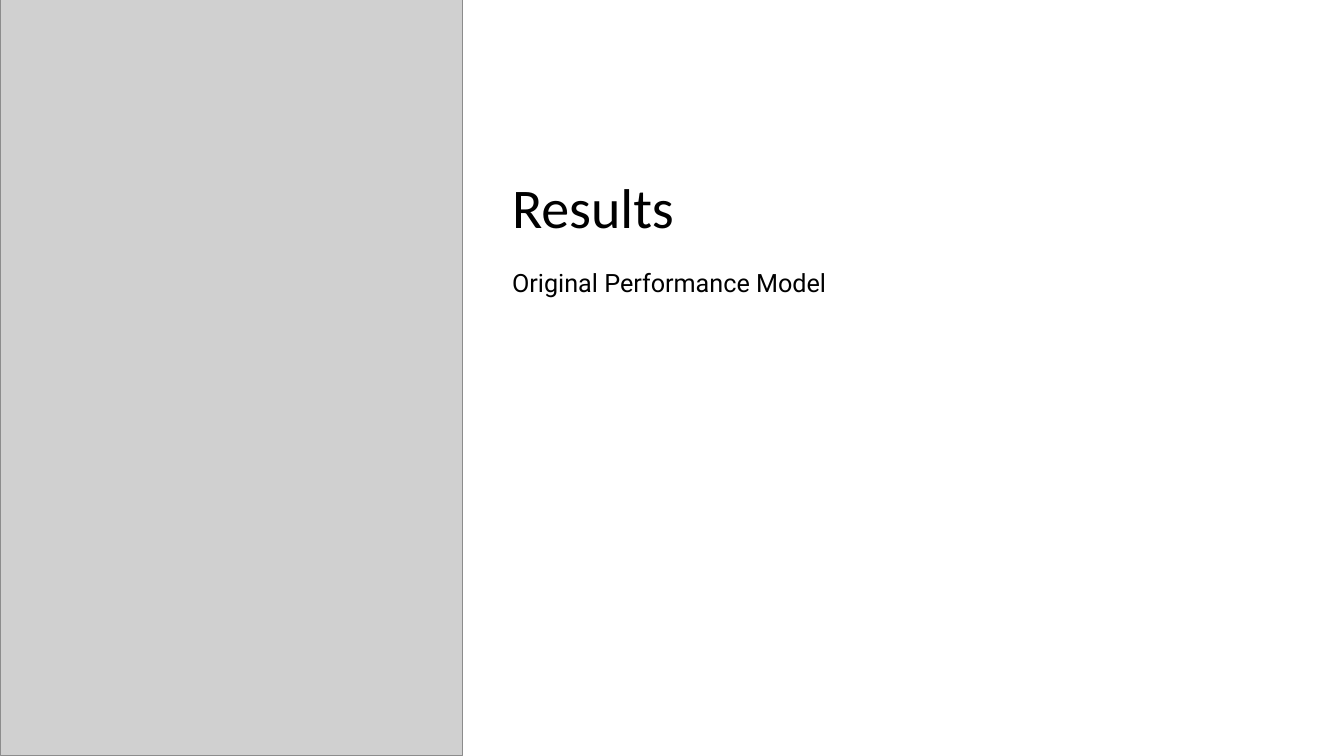
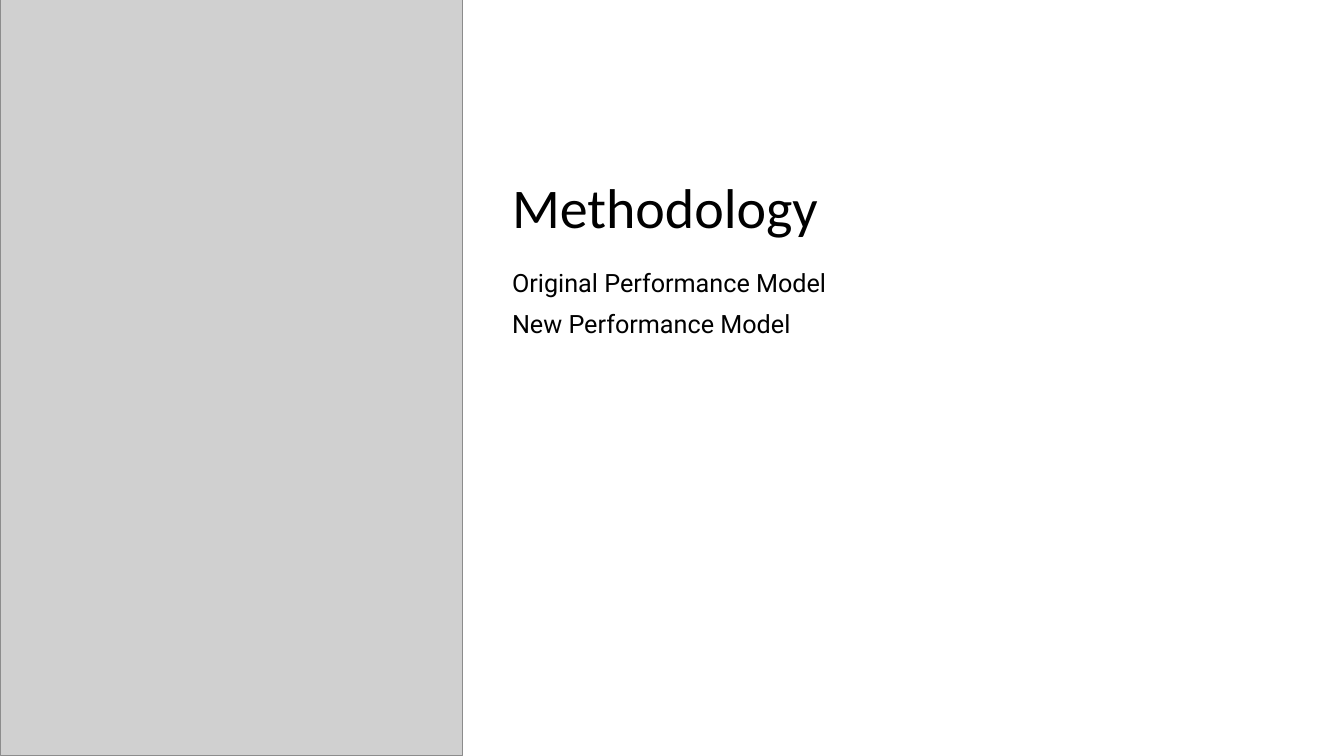
Before and after one commit to andrewqsmith/Block-Size-Optimization-for-VBASBS-Queueing-Model-for-Blockchain, a slide deck: slide 5 of Group Presentation.pptx. Drawn at 1344x756 pixels with LibreOffice and Linux fonts; fonts in the diff are those of the drawing; grey boxes stand for pictures. Boxes give left, top, right and bottom in pixels: in the first picture for what was removed or moved away, otherwise in the second. Text is boxed around its words. In the diff, an @@ line names an element or a change of style, - is before the commit and + after.

Commit message:
Updates to powerpoint slides

```diff
--- a/Group Presentation.pptx
+++ b/Group Presentation.pptx
@@ title at [512,189,818,238]: text changed @@
-Results
+Methodology
@@ text at [512,314,790,334]: paragraph added @@
+New Performance Model
```
Also in this commit, not shown: 6 slides added.
